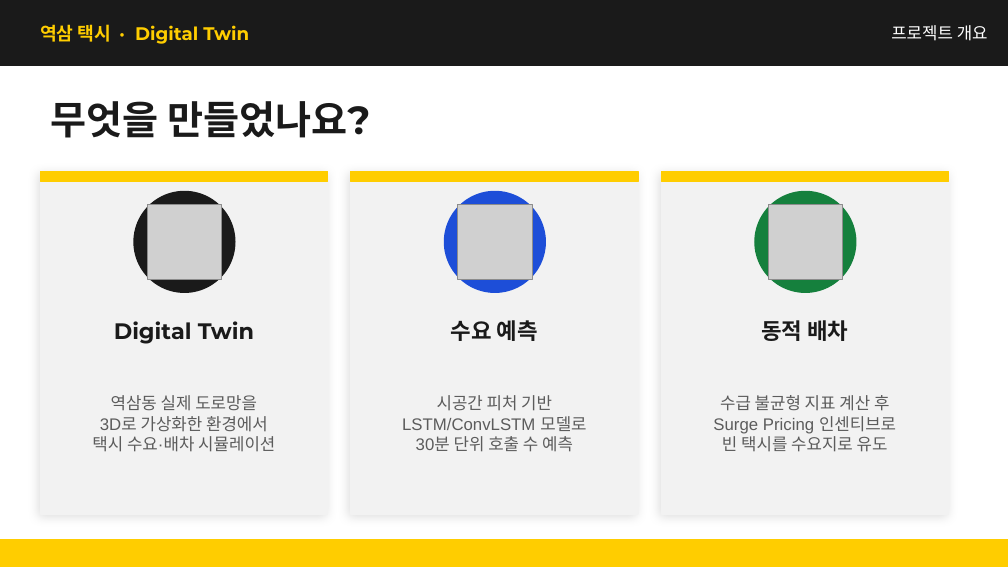
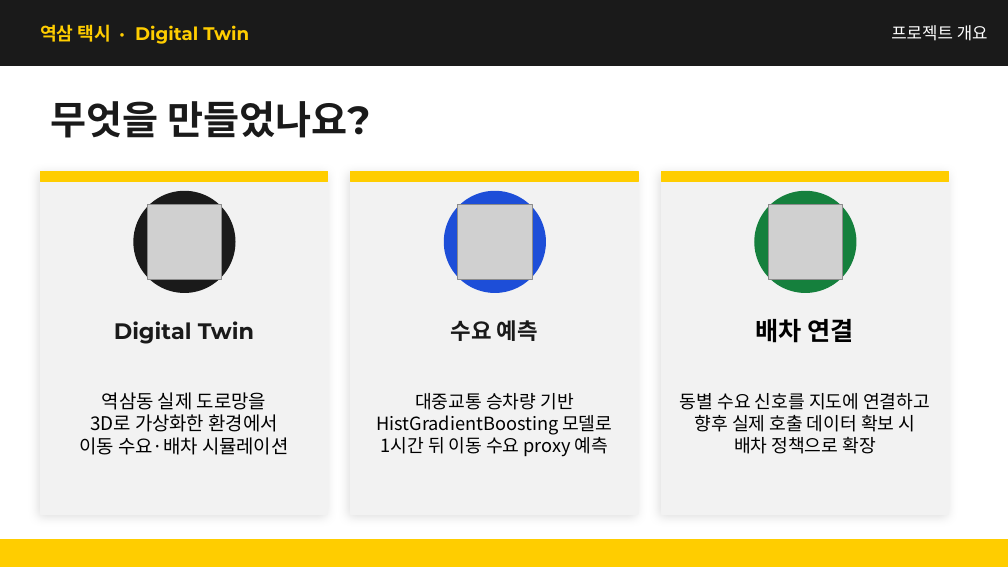
Before and after one commit to kimcanal/yeoksam-taxi, a slide deck: slide 3 of public/a-eye-presentation/A-Eye_midterm_data_collection_forecast.pptx. Drawn at 1008x567 pixels with LibreOffice and Linux fonts; fonts in the diff are those of the drawing; grey boxes stand for pictures. Boxes give left, top, right and bottom in pixels: in the first picture for what was removed or moved away, otherwise in the second. Text is boxed around its words. In the diff, an @@ line names an element or a change of style, - is before the commit and + after.

Commit message:
Fix presentation model wording

```diff
--- a/public/a-eye-presentation/A-Eye_midterm_data_collection_forecast.pptx
+++ b/public/a-eye-presentation/A-Eye_midterm_data_collection_forecast.pptx
@@ text at (756,319,854,343): text changed; size 16 to 18 pt; font Montserrat to Noto Sans CJK KR; text colour #1A1A1A to #000000 @@
-동적 배차
+배차 연결
@@ text at (90,392,277,432): size 12 to 13.5 pt, font Arial to Noto Sans CJK KR, text colour #5C5C5C to #000000 in "역삼동 실제 도로망을", "3D로 가상화한 환경에서" @@
@@ text at (376,393,612,457): text changed; size 12 to 13 pt; font Arial to Noto Sans CJK KR; text colour #5C5C5C to #000000 @@
-시공간 피처 기반
-LSTM/ConvLSTM 모델로
-30분 단위 호출 수 예측
+대중교통 승차량 기반
+HistGradientBoosting 모델로
+1시간 뒤 이동 수요 proxy 예측
@@ text at (680,393,930,454): text changed; size 12 to 13 pt; font Arial to Noto Sans CJK KR; text colour #5C5C5C to #000000 @@
-수급 불균형 지표 계산 후
-Surge Pricing 인센티브로
-빈 택시를 수요지로 유도
+동별 수요 신호를 지도에 연결하고
+향후 실제 호출 데이터 확보 시
+배차 정책으로 확장
@@ text at (79,437,289,455): text changed; size 12 to 13.5 pt; font Arial to Noto Sans CJK KR; text colour #5C5C5C to #000000 @@
-택시 수요·배차 시뮬레이션
+이동 수요·배차 시뮬레이션
```
Also in this commit, not shown: 8 other slides changed.
